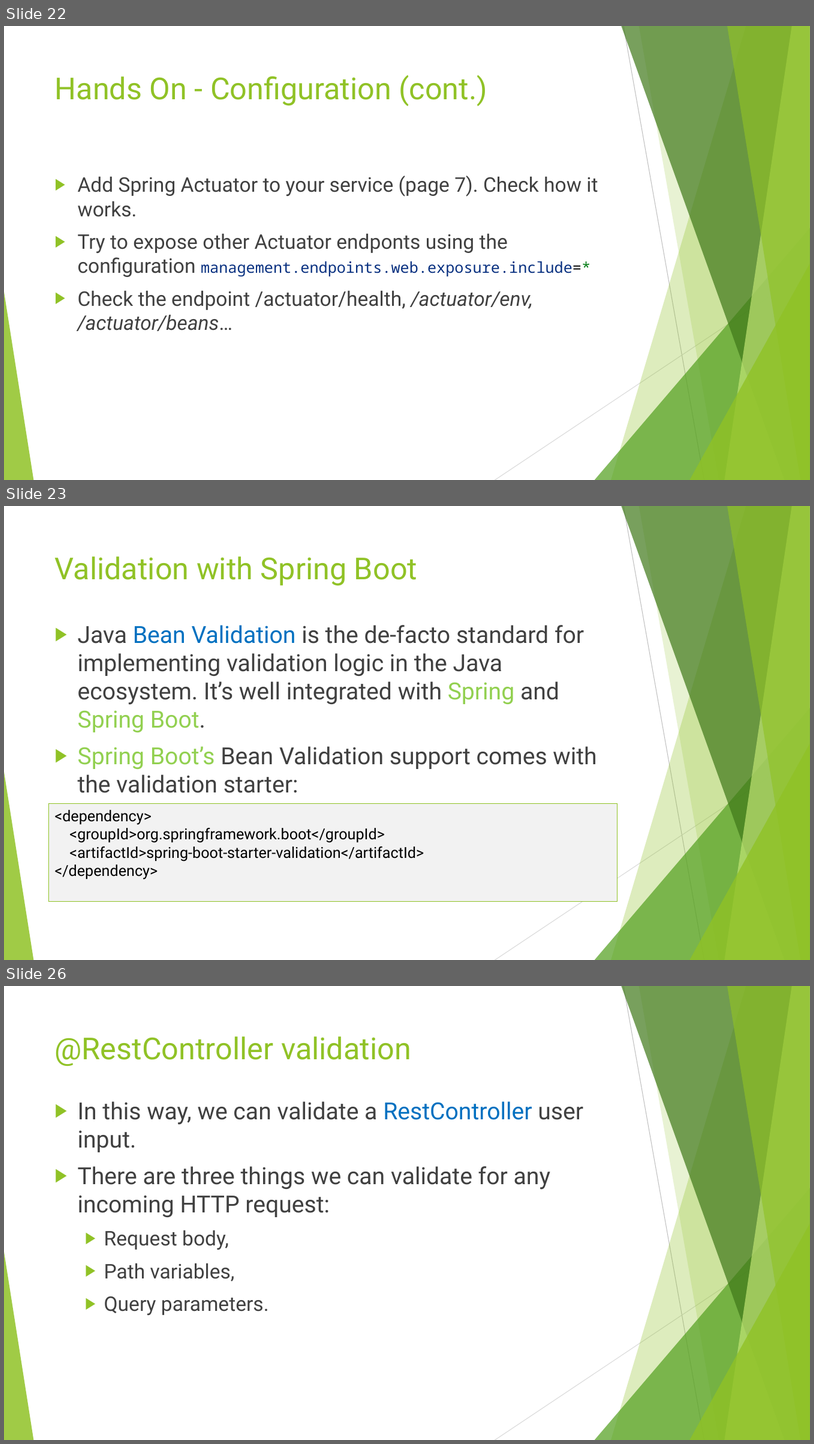
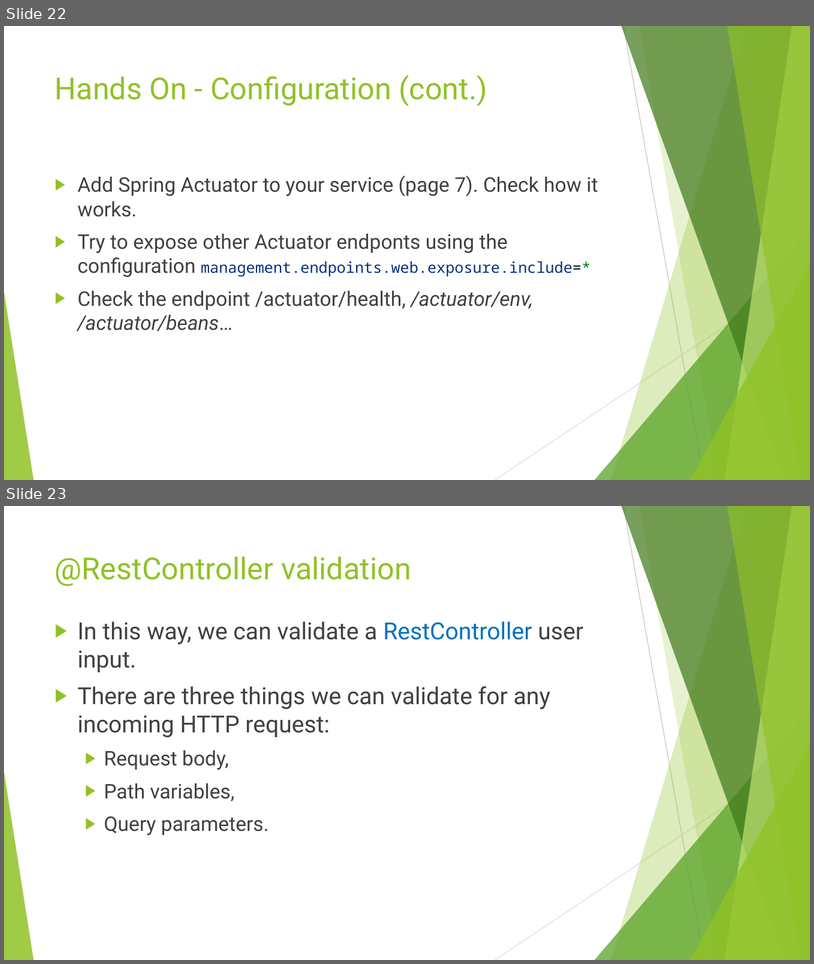
Before and after one commit to idanshal/sb-todo-app-tdp, a slide deck: course_data/presentations/practical_spring_boot_for_tdp_02.pptx. Shown one above the other, each under a label of ours: slides 22, 23 and 26 before the commit, slides 22 and 23 after it; the slides between them are not shown. The pictures are 814x1444 and 814x964 pixels, drawn with LibreOffice and Linux fonts; fonts in the diff are those of the drawing. Boxes give left, top, right and bottom in pixels: in the first picture for what was removed or moved away, otherwise in the second. Text is boxed around its words. In the diff, an @@ line names an element or a change of style, - is before the commit and + after.

Commit message:
update validation

```diff
--- a/course_data/presentations/practical_spring_boot_for_tdp_02.pptx
+++ b/course_data/presentations/practical_spring_boot_for_tdp_02.pptx
@@ slide 23 removed at [4, 506, 810, 960], background #FFFFFF; not listed: 10 template elements that a slide beside it also shows @@
@@ title removed at [55, 556, 417, 586] @@
-Validation with Spring Boot
@@ text removed at [78, 625, 597, 793] @@
-▶ Java Bean Validation is the de-facto standard for implementing validation logic in the Java ecosystem. It’s well integrated with Spring and Spring Boot.
-▶ Spring Boot’s Bean Validation support comes with the validation starter:
@@ rectangle removed at [49, 803, 617, 901] @@
-<dependency>
-<groupId>org.springframework.boot</groupId>
-<artifactId>spring-boot-starter-validation</artifactId>
-</dependency>
@@ what was slide 26 is now slide 23 @@
```
Also in this commit, not shown: 2 other slides removed, 3 other files.
